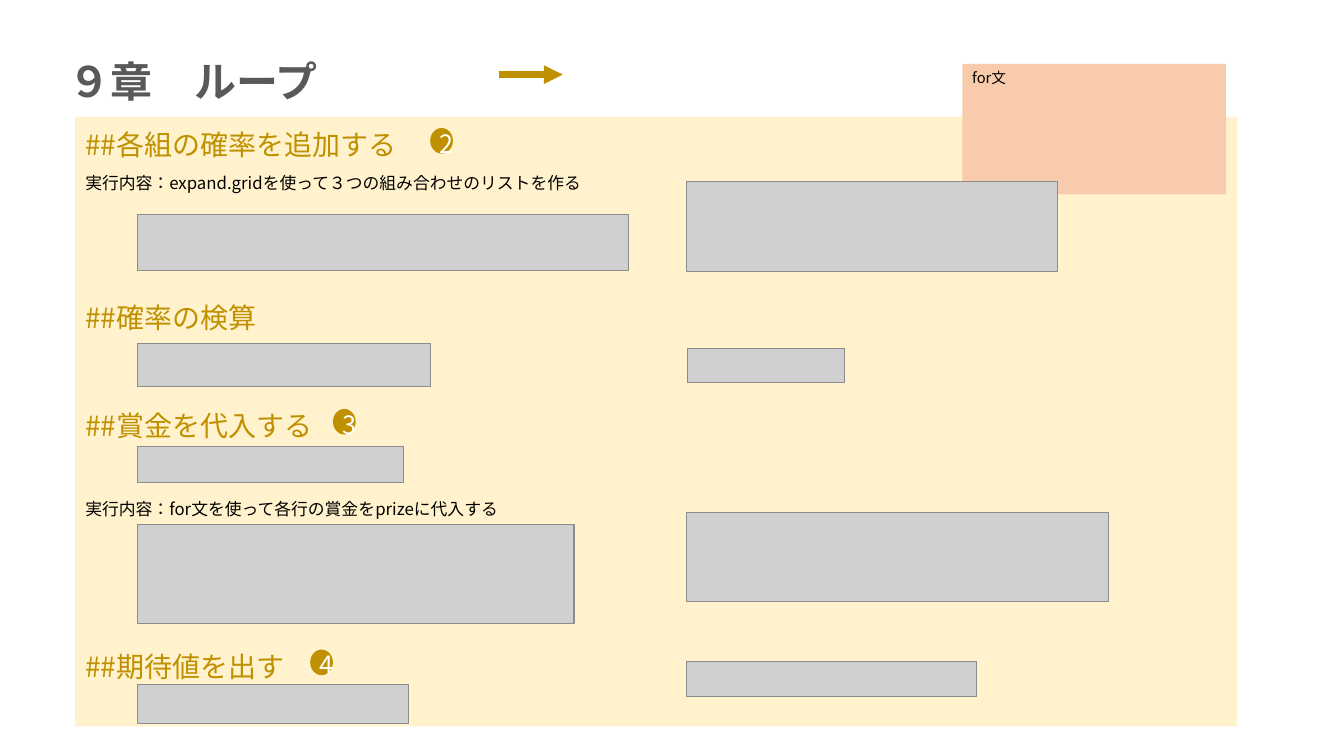
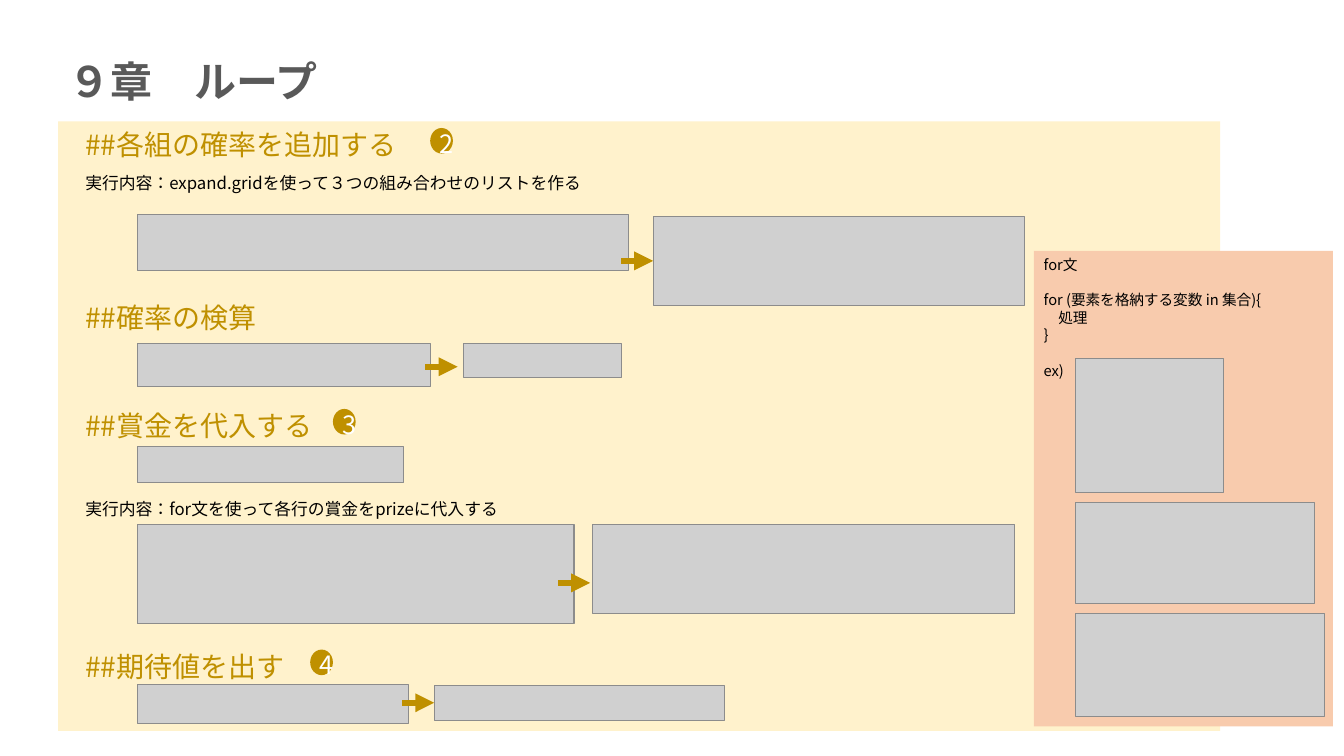
Before and after one commit to mei-517/r-practice-part3, a slide deck: slide 14 of 永井芽衣_Rpart3.pptx (slide 16 before the commit). Drawn at 1344x756 pixels with LibreOffice and Linux fonts; fonts in the diff are those of the drawing; grey boxes stand for pictures. Boxes give left, top, right and bottom in pixels: in the first picture for what was removed or moved away, otherwise in the second. Text is boxed around its words. In the diff, an @@ line names an element or a change of style, - is before the commit and + after.

```diff
--- a/永井芽衣_Rpart3.pptx
+++ b/永井芽衣_Rpart3.pptx
@@ rectangle: place and size @@
-rectangle at <box>76,117,1238,727</box>
+rectangle at <box>58,122,1221,732</box>
@@ picture: place and size @@
-picture at <box>687,181,1058,271</box>
+picture at <box>654,217,1025,307</box>
@@ arrow moved from (499, 75) - (563, 75) to (621, 261) - (653, 261) @@
@@ rectangle "for文": place and size @@
-rectangle "for文" at <box>963,65,1227,195</box>
+rectangle "for文" at <box>1034,251,1334,727</box>
@@ text in rectangle at <box>1044,292,1261,379</box>: paragraphs added @@
+for (要素を格納する変数 in 集合){
+処理
+}
+ex)
@@ picture: place and size @@
-picture at <box>688,348,845,382</box>
+picture at <box>464,344,621,378</box>
@@ picture added at <box>1076,359,1224,492</box> @@
@@ arrow added from (425, 367) to (458, 367), #BF9000 4.5 pt @@
@@ picture added at <box>1076,502,1316,603</box> @@
@@ picture: place and size @@
-picture at <box>687,513,1109,603</box>
+picture at <box>593,524,1015,614</box>
@@ arrow added from (559, 583) to (590, 583), #BF9000 4.5 pt @@
@@ picture added at <box>1076,613,1325,716</box> @@
@@ picture: place and size @@
-picture at <box>687,661,977,696</box>
+picture at <box>435,686,725,720</box>
@@ arrow added from (402, 703) to (435, 703), #BF9000 4.5 pt @@
```
Also in this commit, not shown: 4 other slides changed, 2 slides added, 2 slides removed, 1 other file.
